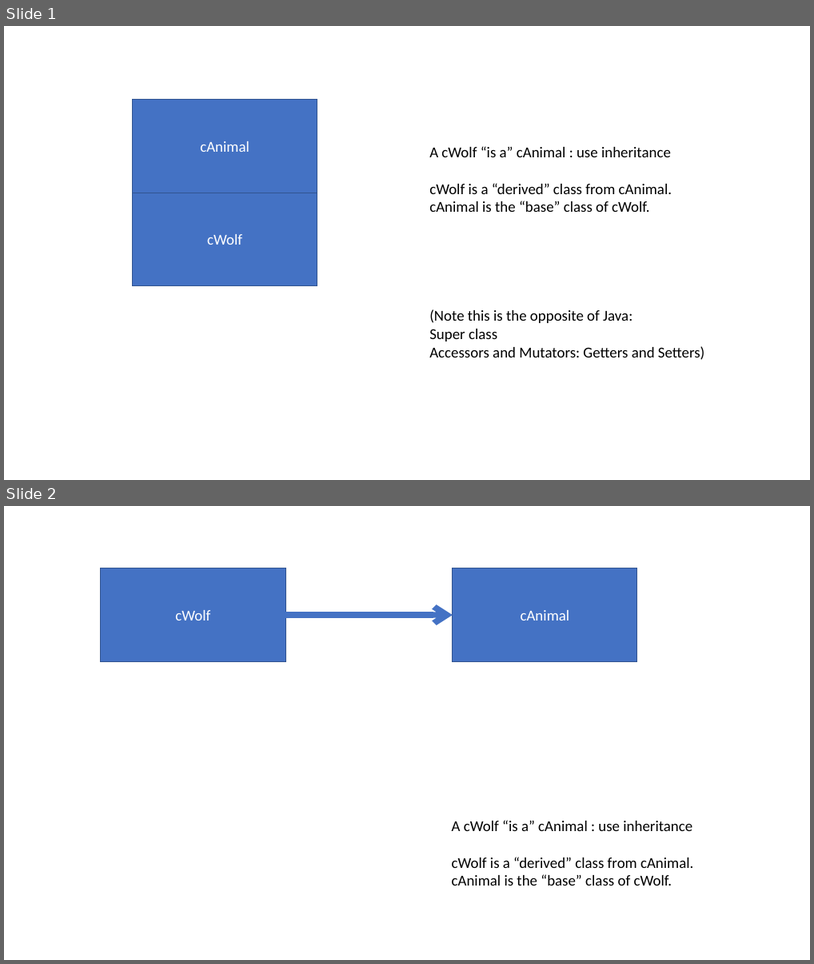
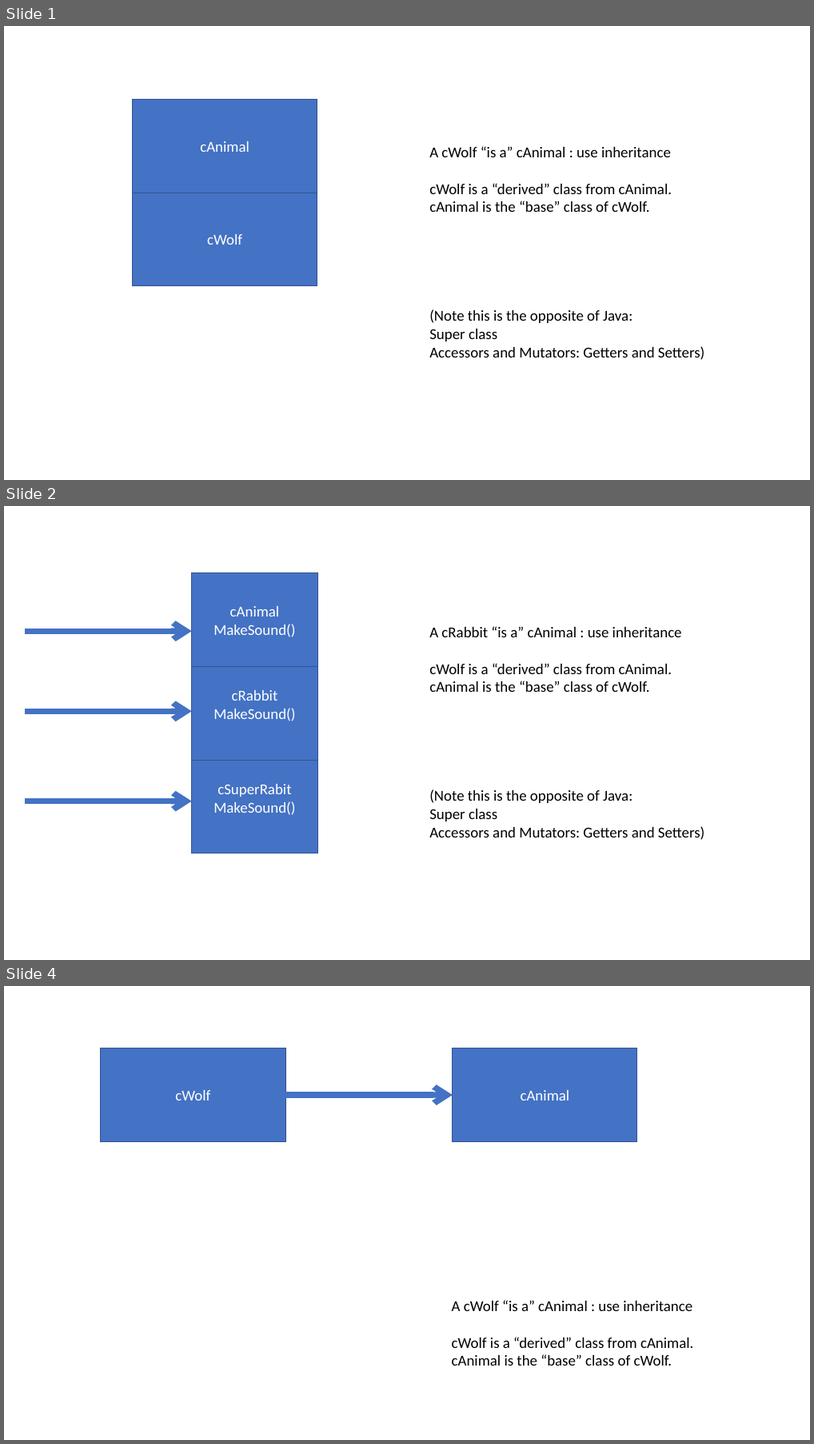
Before and after one commit to FeeneyCodes/GDP202223, a slide deck: Classes_in_C++/The C++ compiler might hate you - classes in C++.pptx. Shown one above the other, each under a label of ours: slides 1 and 2 before the commit, slides 1, 2 and 4 after it; the slides between them are not shown. The pictures are 814x964 and 814x1444 pixels, drawn with LibreOffice and Linux fonts; fonts in the diff are those of the drawing. Boxes give left, top, right and bottom in pixels: in the first picture for what was removed or moved away, otherwise in the second. Text is boxed around its words. In the diff, an @@ line names an element or a change of style, - is before the commit and + after.

```diff
--- a/Classes_in_C++/The C++ compiler might hate you - classes in C++.pptx
+++ b/Classes_in_C++/The C++ compiler might hate you - classes in C++.pptx
@@ slide 2 added at [4,506,810,960], background #FFFFFF @@
@@ rectangle added at [191,573,318,666], fill #4472C4, outline #325491 1 pt, 18 pt, text #FFFFFF @@
+cAnimal
+MakeSound()
@@ arrow added from (25, 632) to (191, 632), #4472C4 7 pt @@
@@ text added at [430,626,706,840], 18 pt, text #000000 @@
+A cRabbit “is a” cAnimal : use inheritance
+cWolf is a “derived” class from cAnimal.
+cAnimal is the “base” class of cWolf.
+(Note this is the opposite of Java:
+Super class
+Accessors and Mutators: Getters and Setters)
@@ rectangle added at [191,666,318,760], fill #4472C4, outline #325491 1 pt, 18 pt, text #FFFFFF @@
+cRabbit
+MakeSound()
@@ arrow added from (25, 711) to (191, 711), #4472C4 7 pt @@
@@ rectangle added at [191,760,318,853], fill #4472C4, outline #325491 1 pt, 18 pt, text #FFFFFF @@
+cSuperRabit
+MakeSound()
@@ arrow added from (25, 801) to (191, 801), #4472C4 7 pt @@
@@ what was slide 2 is now slide 4 @@
```
Also in this commit, not shown: 2 other slides added, 45 other files.
